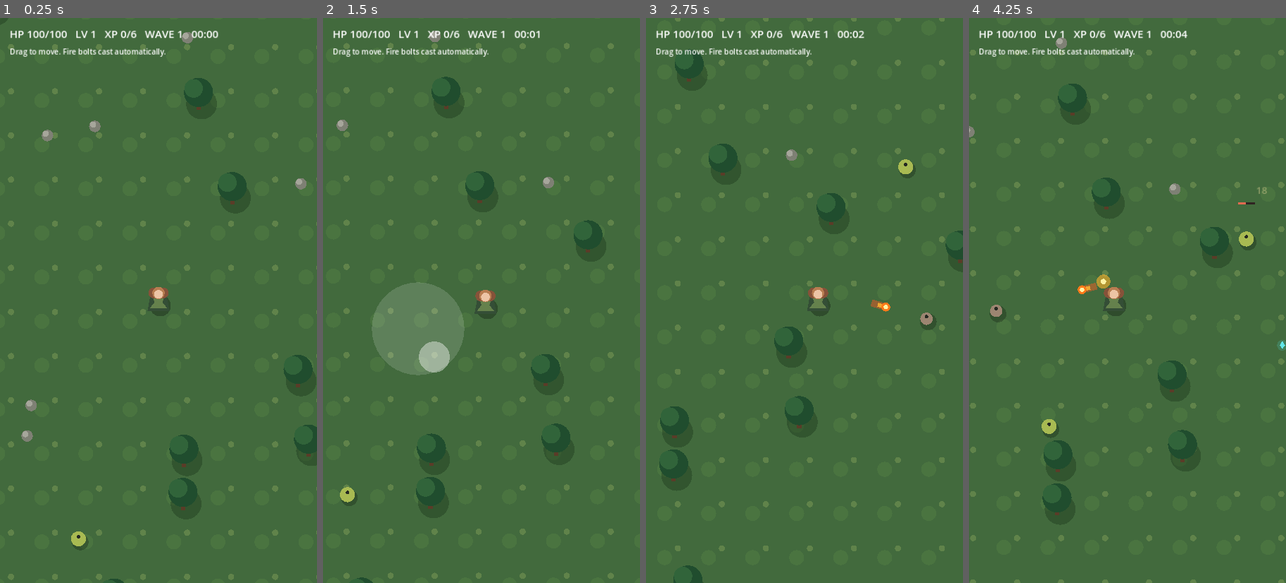
Above: before the commit, frames 1-4 (left to right).
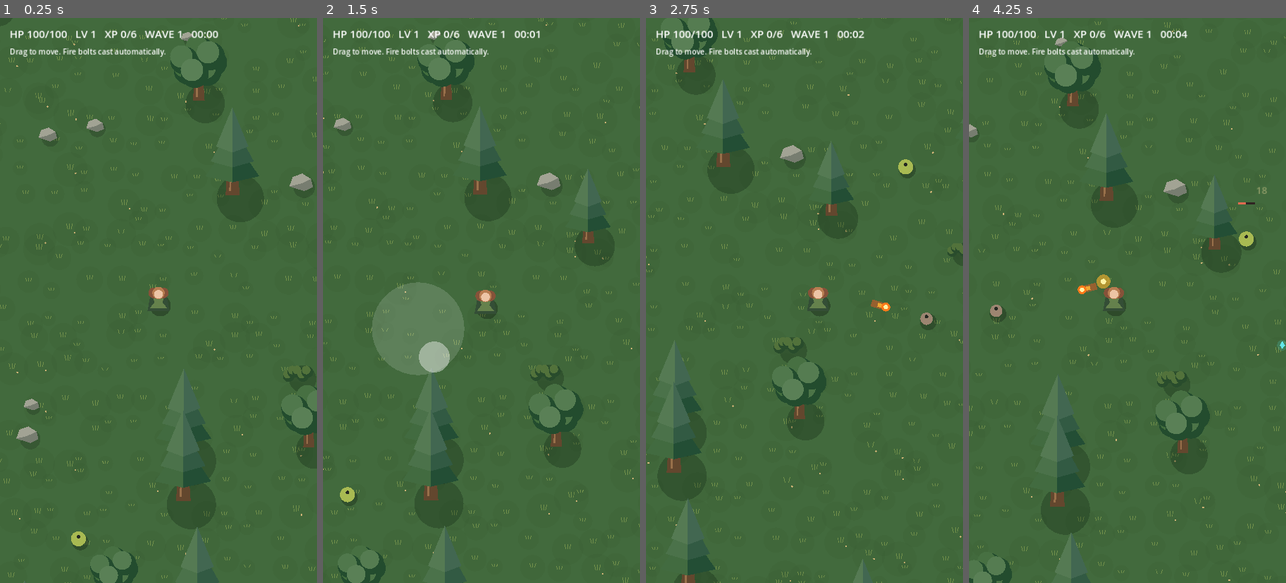
Above: after the commit, the same moments.

Repository: cosmerearchives-creator/dnd-adventurers
Game: Godot game, scene res://scenes/wilderness.tscn
The game is run twice, just before and just after one commit, with the same random seed, the same clock (stepped at 60 frames per second) and the same inputs.
Inputs (mouse positions are in pixels of both pictures, inside the frame that each line leads up to):
- Up to frame 1 (0.25 s): no input
- Up to frame 2 (1.5 s): move the mouse to (551, 272) at 0.52 s; hold Right (ui_right) 0.53-1.25 s; click (551, 272) at 0.67 s; drag from (418, 328) to (465, 413) at 1.27 s
- Up to frame 3 (2.75 s): move the mouse to (836, 176) at 2.02 s; hold Right (ui_right) from 2.03 s (still down)
- Up to frame 4 (4.25 s): release Right (ui_right) at 2.75 s; drag from (1111, 413) to (1032, 215) at 2.77 s; move the mouse to (1222, 385) at 3.52 s; hold Left (ui_left) from 3.53 s (still down)

The runs differ from the first frame. In frame 1, 5.6% of the frame differs, in the area x 0-100%, y 0-100%; in frame 2, 5.8%; in frame 3, 5.5%; in frame 4, 6.0%.

Commit message:
Replace repetitive scenery with varied forest ground, trees, shrubs and faceted rocks; depth sort trees

Diff:
--- a/game/scripts/wilderness.gd
+++ b/game/scripts/wilderness.gd
@@ -586,26 +586,21 @@
     var visible := get_viewport_rect().size / camera.zoom
     var area := Rect2(player_pos - visible * 0.7, visible * 1.4)
     draw_rect(Rect2(Vector2.ONE * -WORLD_RADIUS, Vector2.ONE * WORLD_RADIUS * 2.0), Color("#426a3d"))
-    # Ground detail is deterministic and cheap: only draw near the camera.
-    var start_x := int(floor(area.position.x / 100.0))
-    var end_x := int(ceil(area.end.x / 100.0))
-    var start_y := int(floor(area.position.y / 100.0))
-    var end_y := int(ceil(area.end.y / 100.0))
-    for x in range(start_x, end_x):
-        for y in range(start_y, end_y):
-            var center := Vector2(x * 100.0 + 35.0, y * 100.0 + 47.0)
-            draw_circle(center, 17.0, Color("#4a7440"))
-            draw_circle(center + Vector2(30, -21), 7.0, Color("#60834a"))
+    # Stable irregular ground patches, grass tufts and scattered leaf litter.
+    for x in range(floori(area.position.x / 64.0), ceili(area.end.x / 64.0)):
+        for y in range(floori(area.position.y / 64.0), ceili(area.end.y / 64.0)):
+            var h := absf(sin(x * 127.1 + y * 311.7) * 43758.5453)
+            var f := fposmod(h, 1.0)
+            var p := Vector2(x * 64.0 + f * 57.0, y * 64.0 + fposmod(h * 17.3, 1.0) * 57.0)
+            draw_circle(p, 14.0 + f * 26.0, Color(0.19, 0.32, 0.16, 0.12))
+            for k in range(3):
+                var q := p + Vector2(k * 4 - 4, 0)
+                draw_line(q, q + Vector2(k * 3 - 3, -5 - f * 8), Color("#72904b"), 1.5)
+            if f > 0.88:
+                draw_circle(p + Vector2(12, 8), 2.0, Color("#d0b477"))
     for stone in stones:
         if area.has_point(stone):
-            draw_circle(stone, 13.0, Color("#7e8074"))
-            draw_circle(stone + Vector2(-4, -4), 7.0, Color("#a6a69b"))
-    for tree in trees:
-        if area.has_point(tree):
-            draw_circle(tree + Vector2(7, 11), 35.0, Color(0.08, 0.18, 0.08, 0.35))
-            draw_rect(Rect2(tree - Vector2(5, 3), Vector2(10, 28)), Color("#5a3c28"))
-            draw_circle(tree + Vector2(0, -15), 33.0, Color("#204d2e"))
-            draw_circle(tree + Vector2(-11, -24), 21.0, Color("#31643a"))
+            _draw_rock(stone)
     for pickup in pickups:
         if area.has_point(pickup):
             var bob := Vector2(0, sin(elapsed * 4.0 + pickup.x) * 3.0)
@@ -613,6 +608,9 @@
             draw_colored_polygon(PackedVector2Array([pickup + bob + Vector2(0,-10), pickup + bob + Vector2(6,0), pickup + bob + Vector2(0,8), pickup + bob + Vector2(-6,0)]), Color("#63e5e7"))
     var actors: Array[Dictionary] = []
     actors.append({"pos": player_pos, "player": true})
+    for tree in trees:
+        if area.grow(150.0).has_point(tree):
+            actors.append({"pos": tree, "tree": true})
     for corpse in corpses:
         if area.has_point(corpse["pos"]):
             actors.append(corpse)
@@ -621,7 +619,9 @@
             actors.append(enemy)
     actors.sort_custom(func(a: Dictionary, b: Dictionary) -> bool: return a["pos"].y < b["pos"].y)
     for actor in actors:
-        if actor.get("player", false):
+        if actor.get("tree", false):
+            _draw_forest_tree(actor["pos"])
+        elif actor.get("player", false):
             _draw_player_actor()
         elif actor.get("dead", false):
             _draw_enemy_sprite(actor)
@@ -693,3 +693,37 @@
     if not _draw_enemy_sprite(enemy):
         draw_circle(pos, float(ENEMY_TYPES[kind]["radius"]), color)
         draw_circle(pos + Vector2(0, -5), 4.0, Color("#252922"))
+
+func _draw_rock(p: Vector2) -> void:
+    var scale_factor := 0.7 + fposmod(absf(sin(p.x * 0.31 + p.y)), 1.0)
+    draw_set_transform(p, 0.0, Vector2.ONE * scale_factor)
+    draw_circle(Vector2(5, 5), 16, Color(0.08, 0.14, 0.08, 0.25))
+    draw_colored_polygon(PackedVector2Array([Vector2(-17,4),Vector2(-12,-10),Vector2(2,-15),Vector2(15,-7),Vector2(18,5),Vector2(5,11)]), Color("#777d70"))
+    draw_colored_polygon(PackedVector2Array([Vector2(-12,-10),Vector2(2,-15),Vector2(15,-7),Vector2(0,0),Vector2(-17,4)]), Color("#a2a394"))
+    draw_set_transform(Vector2.ZERO)
+
+func _draw_forest_tree(p: Vector2) -> void:
+    var f := absf(sin(p.x * 0.17 + p.y * 0.29))
+    var size_factor := 0.75 + f * 0.85
+    draw_set_transform(p, 0.0, Vector2.ONE * size_factor)
+    draw_circle(Vector2(12, 8), 35, Color(0.05, 0.12, 0.06, 0.28))
+    if f < 0.18:
+        for i in range(5):
+            var q := Vector2(i * 12 - 24, -absf(sin(i * 2.1)) * 12)
+            draw_circle(q, 15, Color("#294c2c"))
+            draw_circle(q - Vector2(3, 5), 11, Color("#52723b"))
+    else:
+        draw_colored_polygon(PackedVector2Array([Vector2(-10,3),Vector2(-5,-70),Vector2(6,-70),Vector2(11,3)]), Color("#63472e"))
+        draw_line(Vector2(-3,-3), Vector2(-2,-60), Color("#98704a"), 3)
+        if f > 0.65:
+            for i in range(3):
+                var y := -25.0 - i * 22.0
+                var w := 40.0 - i * 8.0
+                draw_colored_polygon(PackedVector2Array([Vector2(-w,y),Vector2(0,y-58),Vector2(w,y),Vector2(0,y+9)]), Color("#234e35").lightened(i * 0.07))
+                draw_colored_polygon(PackedVector2Array([Vector2(-w,y),Vector2(0,y-58),Vector2(0,y+9)]), Color("#426b40").lightened(i * 0.05))
+        else:
+            for i in range(7):
+                var q := Vector2(cos(i * 2.4) * 26, -65 + sin(i * 2.4) * 21)
+                draw_circle(q, 25, Color("#234c2e"))
+                draw_circle(q - Vector2(5, 7), 20, Color("#3d6938").lightened(i * 0.025))
+    draw_set_transform(Vector2.ZERO)
